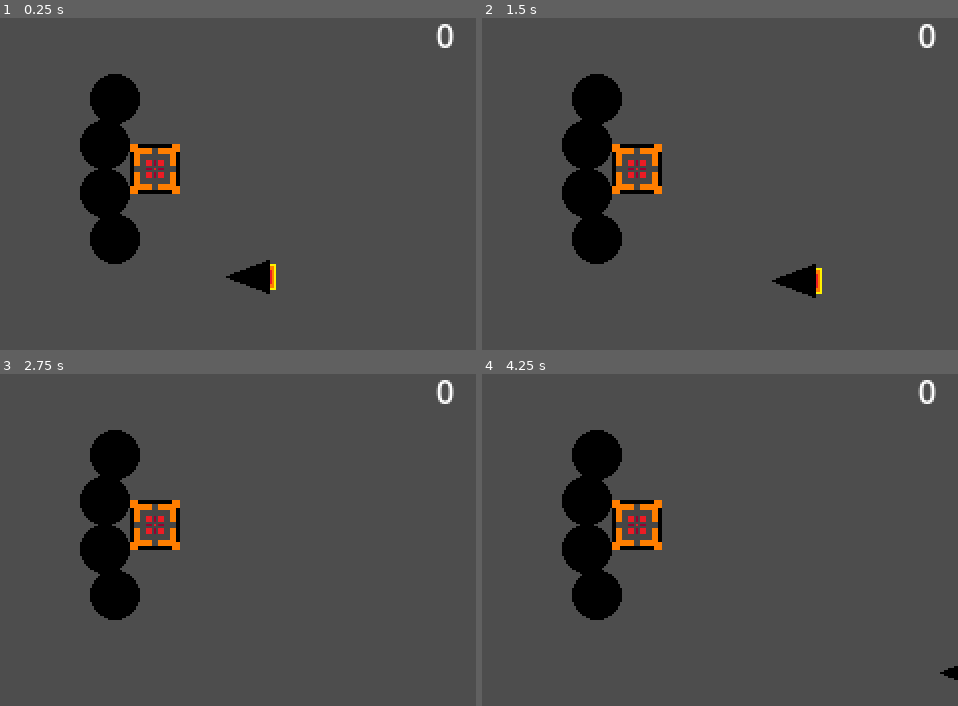
Above: before the commit, frames 1-4 (two rows, left to right).
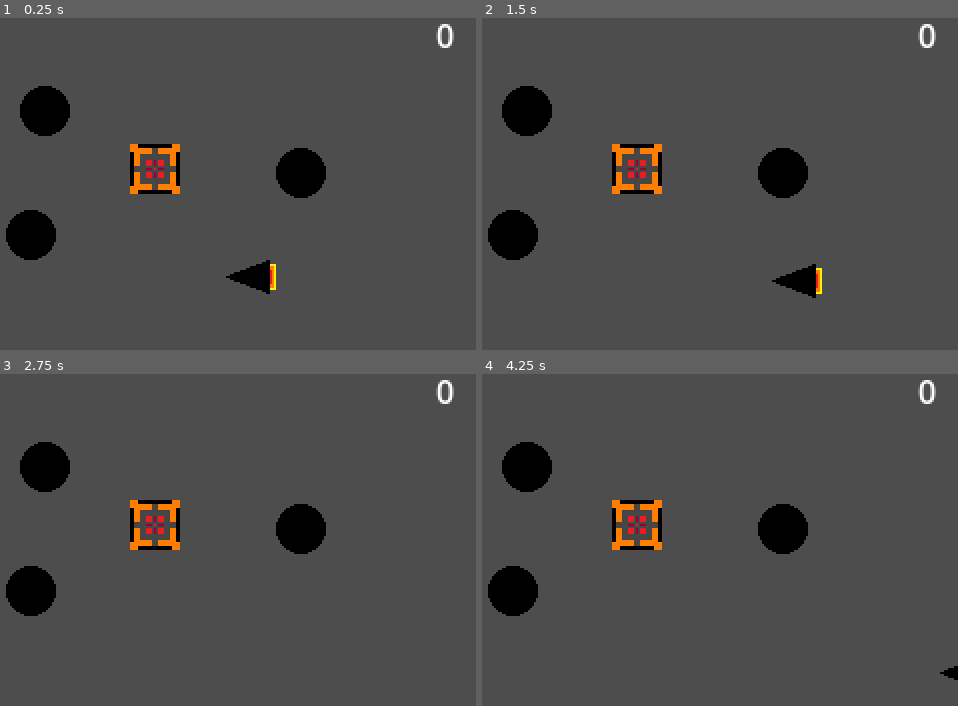
Above: after the commit, the same moments.

Repository: ima-cow/Space-asteroid-miner
Game: Godot game, scene res://scenes/game.tscn
Two runs of this game, one before a commit and one after it. Both use one fixed random seed, a clock stepped at 60 frames per second and the inputs below.
Inputs:
- Up to frame 1 (0.25 s): no input
- Up to frame 2 (1.5 s): tap Enter at 0.5 s; hold D (right) 0.53-1.28 s; hold Space (beam) 0.53-1.28 s; hold S (down) from 1.28 s (still down); tap Space (beam) at 1.35 s
- Up to frame 3 (2.75 s): release S (down) at 2.03 s; hold D (right) from 2.03 s (still down); hold Space (beam) from 2.03 s (still down)
- Up to frame 4 (4.25 s): release D (right) at 2.78 s; release Space (beam) at 2.78 s; hold W (up) 2.78-3.53 s; tap Space (beam) at 2.85, 3.5 s; hold A (left) from 3.53 s (still down); hold Space (beam) from 3.53 s (still down)

The runs differ from the first frame. In frame 1, 8.6% of the frame differs, in the area x 1-69%, y 16-75%; in frame 2, 8.6%; in frame 3, 8.6%; in frame 4, 8.6%.

Commit message:
way to many changes

Diff:
--- a/scenes/game.gd
+++ b/scenes/game.gd
@@ -3,21 +3,40 @@
 var asteroid := preload("res://scenes/asteroid.tscn")
 @onready var asteroids := $Asteroids
 
+const ASTEROID_SPAWN_PREVENTION_RADIUS := 25
+const STATION_SPAWN_PRENVTION_AREA := Vector2i(50, 50)
+
 func _ready() -> void:
-	_generate_asteroids(4)
+	_generate_asteroids(10)
 
 func _generate_asteroids(amount: int) -> void:
 	for i in amount:
-		asteroids.add_child(_atempt_to_instantiate_asteroid(Vector2i(50, 50)))
+		var asteroid_to_generate := _atempt_to_instantiate_asteroid(STATION_SPAWN_PRENVTION_AREA)
+		if asteroid_to_generate != null:
+			asteroids.add_child(asteroid_to_generate)
 
 func _atempt_to_instantiate_asteroid(prevent_within: Vector2i) -> Node2D:
 	var asteroid_instance:Node2D = asteroid.instantiate()
 	var window_width := get_window().size.x
 	var window_heigth := get_window().size.y
 
-	for i in 3:
+	for i in 20:
+		@warning_ignore("integer_division")
 		var possible_position := Vector2i(randi_range(-window_width/8, window_width/8), randi_range(-window_heigth/8, window_heigth/8))
-		if possible_position > prevent_within and possible_position < -prevent_within:
-			asteroid_instance.global_position = possible_position
+		var too_close := false
+
+		if possible_position.x > prevent_within.x or possible_position.y > prevent_within.y or possible_position.x < -prevent_within.x or possible_position.y < -prevent_within.y:
+			for j in asteroids.get_child_count():
+				var asteroid_sibling:Node2D = asteroids.get_child(j)
+				if asteroid_sibling.global_position.distance_squared_to(possible_position) < ASTEROID_SPAWN_PREVENTION_RADIUS**2:
+					too_close = true
+
+					break
+			if not too_close:
+				asteroid_instance.global_position = possible_position
 			break
-	return asteroid_instance
+
+	if asteroid_instance.global_position == Vector2.ZERO:
+		return null
+	else:
+		return asteroid_instance
--- a/scripts/asteroid.gd
+++ b/scripts/asteroid.gd
@@ -32,10 +32,9 @@
 		var collider := _generate_chunk_collider(prev_angle, cur_angle)
 		asteroid_chunk.add_child(collider)
 		asteroid_chunk.mass = _generate_chunk_mass(prev_angle, cur_angle)
-		#asteroid_chunk.global_position = original_asteriod.global_position
+		asteroid_chunk.global_position = original_asteriod.position
 
 		add_child(asteroid_chunk)
-
 		prev_angle = cur_angle
 
 	smashed = true
--- a/scripts/ship_movement.gd
+++ b/scripts/ship_movement.gd
@@ -16,6 +16,7 @@
 		$Beam/CollisionPolygon2D.disabled = false
 		ship_pos = global_position
 	elif Input.is_action_pressed("beam"):
+		#print($Beam.visible, $Beam/CollisionPolygon2D.disabled)
 		var amount_in_beam:int = $Beam.get_overlapping_areas().size()
 		if amount_in_beam > 0:
 			var first_object_in_beam: Node = $Beam.get_overlapping_areas()[0].get_parent()
